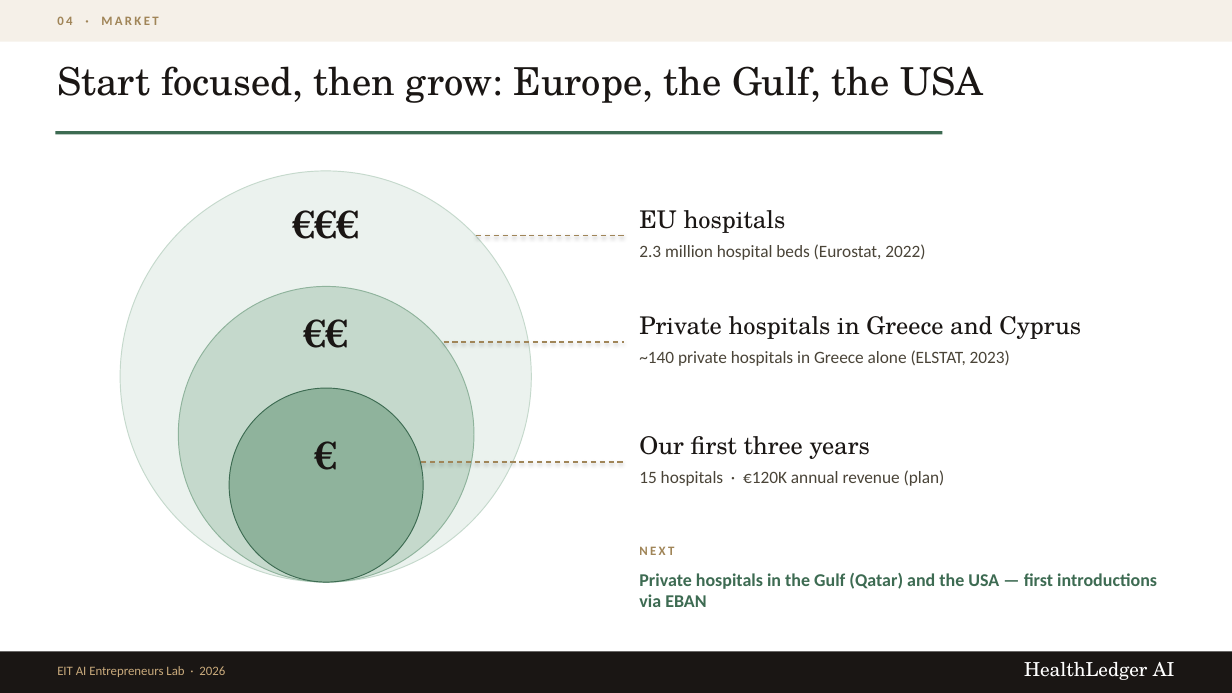
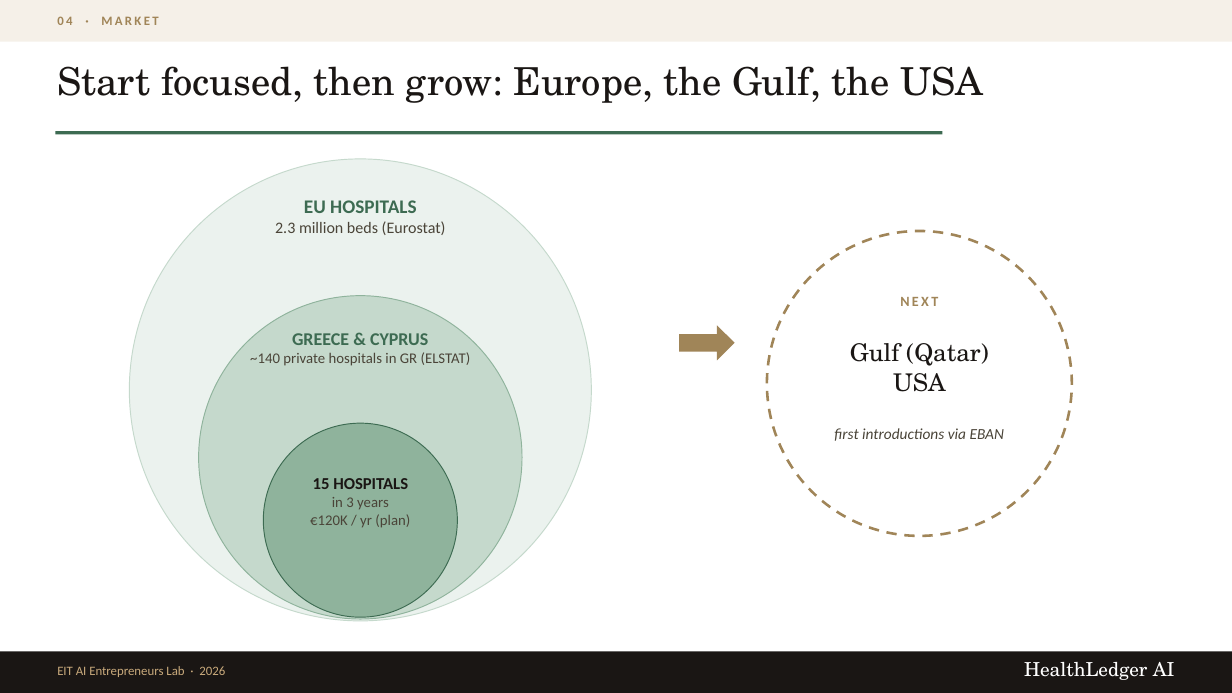
Before and after one commit to mrply97/AI, a slide deck: slide 10 of HealthLedgerAI_EIT_Pitch.pptx (slide 9 before the commit). Drawn at 1232x693 pixels with LibreOffice and Linux fonts; fonts in the diff are those of the drawing. Boxes give left, top, right and bottom in pixels: in the first picture for what was removed or moved away, otherwise in the second. Text is boxed around its words. In the diff, an @@ line names an element or a change of style, - is before the commit and + after.

```diff
--- a/HealthLedgerAI_EIT_Pitch.pptx
+++ b/HealthLedgerAI_EIT_Pitch.pptx
@@ ellipse: place and size @@
-ellipse at <box>120,171,531,582</box>
+ellipse at <box>129,159,592,621</box>
@@ text at <box>275,200,446,235</box>: text changed; size 30 to 12.5 pt; font TeX Gyre Schola to Calibri; text colour #1A1614 to #4A4438; bold off @@
-€€€
+EU HOSPITALS
+2.3 million beds (Eurostat)
@@ line removed from (476, 236) to (624, 236) @@
@@ text removed at <box>639,210,786,233</box> @@
-EU hospitals
@@ ellipse added at <box>767,231,1072,536</box>, outline #A08558 2 pt dashed @@
@@ text removed at <box>639,244,925,260</box> @@
-2.3 million hospital beds (Eurostat, 2022)
@@ ellipse: place and size @@
-ellipse at <box>178,287,474,582</box>
+ellipse at <box>199,296,522,619</box>
@@ text at <box>834,297,1004,441</box>: text changed; size 14 to 12 pt; text colour #3D6B52 to #4A4438; bold off; italic on @@
-Private hospitals in the Gulf (Qatar) and the USA — first introductions via EBAN
+NEXT
+Gulf (Qatar)
+USA
+first introductions via EBAN
@@ text removed at <box>639,316,1081,339</box> @@
-Private hospitals in Greece and Cyprus
@@ right arrow added at <box>679,325,735,360</box>, fill #A08558 @@
@@ text at <box>250,333,471,366</box>: text changed; size 30 to 11.5 pt; font TeX Gyre Schola to Calibri; text colour #1A1614 to #4A4438; bold off @@
-€€
+GREECE & CYPRUS
+~140 private hospitals in GR (ELSTAT)
@@ line removed from (444, 342) to (624, 342) @@
@@ text removed at <box>639,350,1010,366</box> @@
-~140 private hospitals in Greece alone (ELSTAT, 2023)
@@ ellipse: place and size @@
-ellipse at <box>229,388,423,582</box>
+ellipse at <box>263,423,457,617</box>
@@ text removed at <box>639,436,870,459</box> @@
-Our first three years
@@ text at <box>310,478,410,528</box>: text changed; size 30 to 11.5 pt; font TeX Gyre Schola to Calibri; text colour #1A1614 to #4A4438; bold off @@
-€
+15 HOSPITALS
+in 3 years
+€120K / yr (plan)
@@ line removed from (421, 462) to (624, 462) @@
@@ text removed at <box>639,470,945,486</box> @@
-15 hospitals · €120K annual revenue (plan)
@@ text removed at <box>639,546,674,555</box> @@
-NEXT
```
Also in this commit, not shown: 2 other slides changed, 5 slides added, 2 slides removed, 2 other files.
